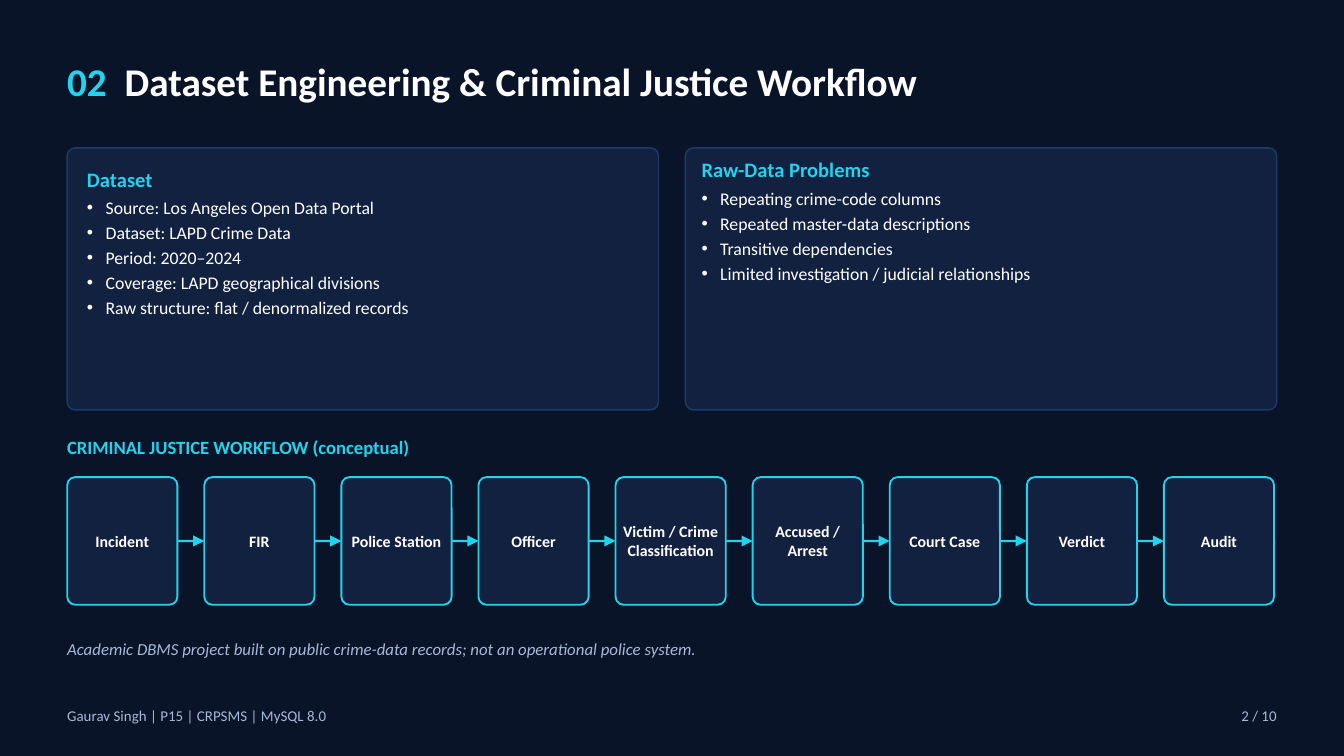
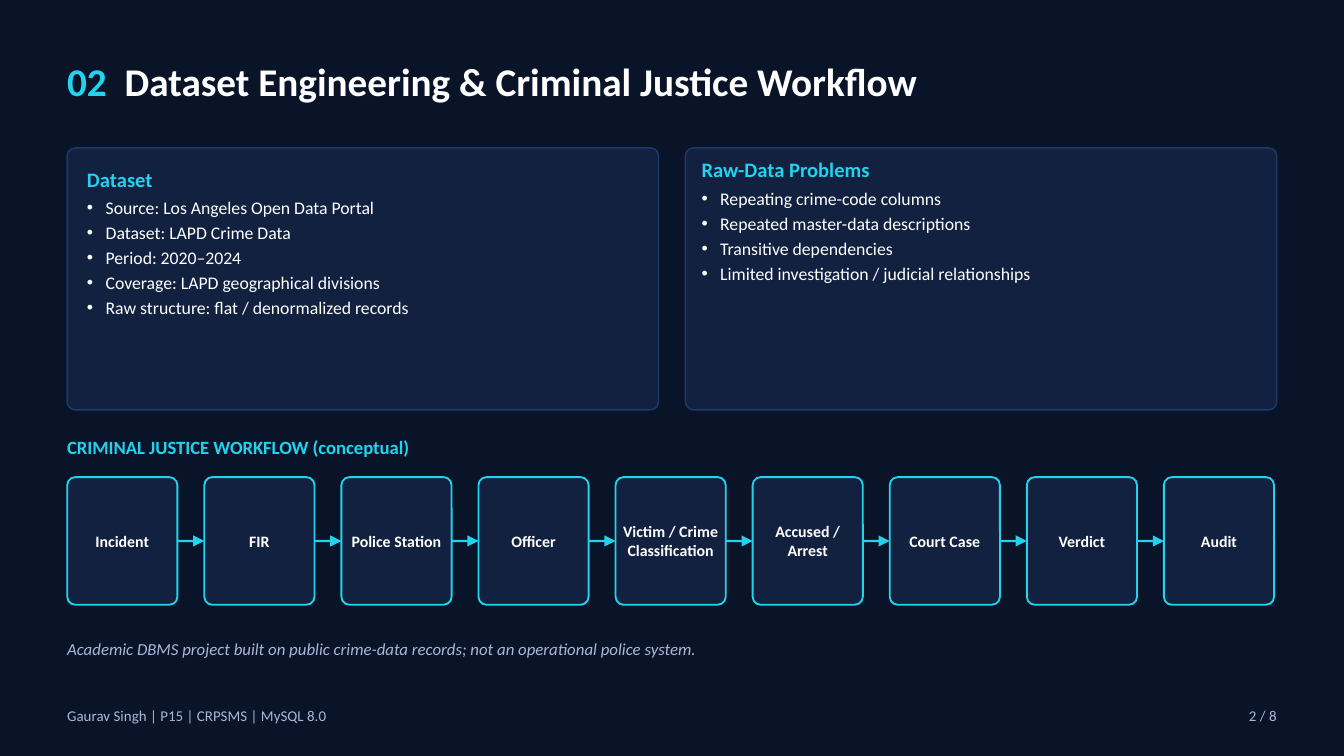
Before and after one commit to gauravsingh-analytics/DBMS-Project, a slide deck: slide 2 of Presentation_Deck.pptx. Drawn at 1344x756 pixels with LibreOffice and Linux fonts; fonts in the diff are those of the drawing. Boxes give left, top, right and bottom in pixels: in the first picture for what was removed or moved away, otherwise in the second. Text is boxed around its words. In the diff, an @@ line names an element or a change of style, - is before the commit and + after.

```diff
--- a/Presentation_Deck.pptx
+++ b/Presentation_Deck.pptx
@@ text at (1249, 711, 1277, 721): text changed @@
-2 / 10
+2 / 8
```
Also in this commit, not shown: 7 other slides changed, 2 slides removed.
